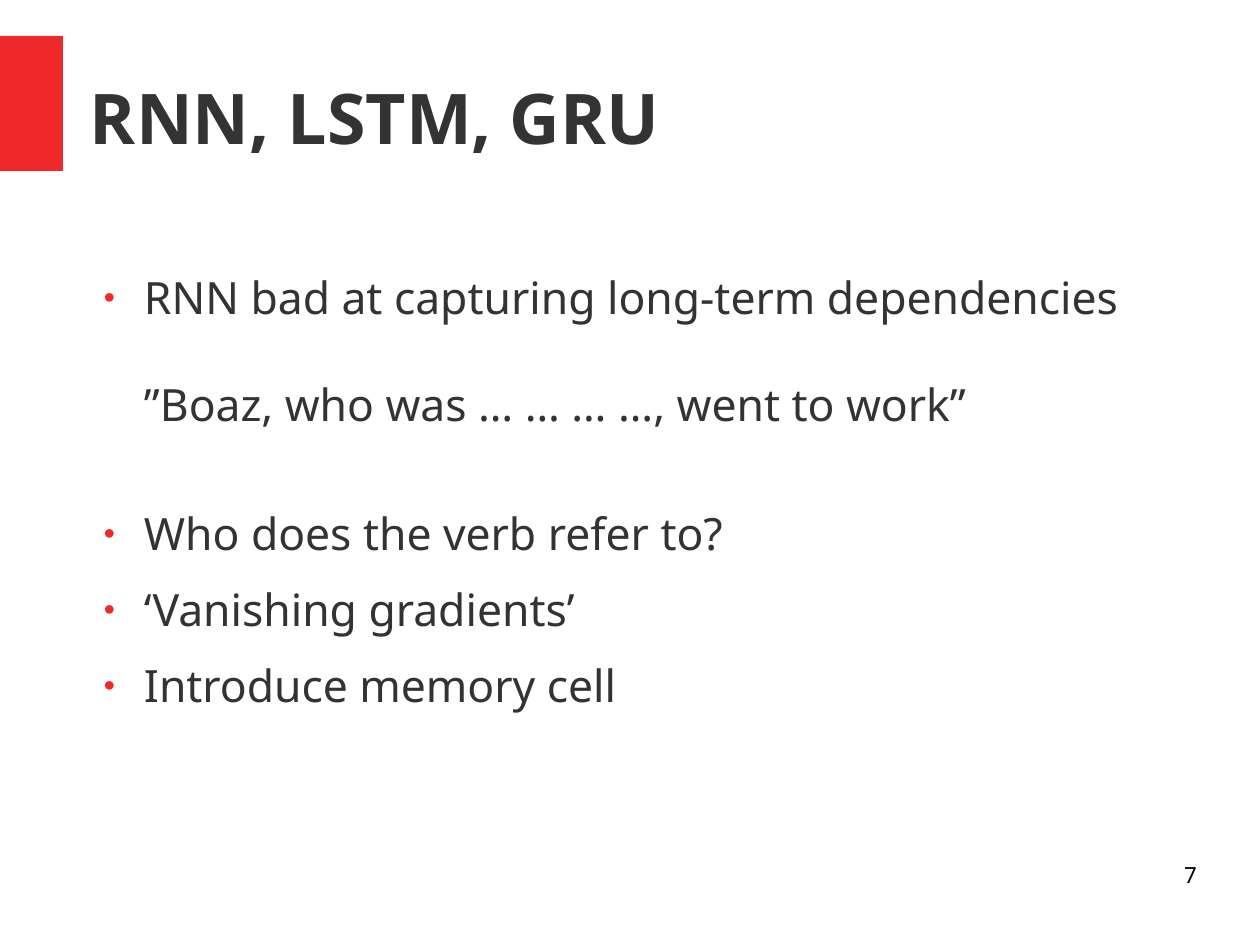
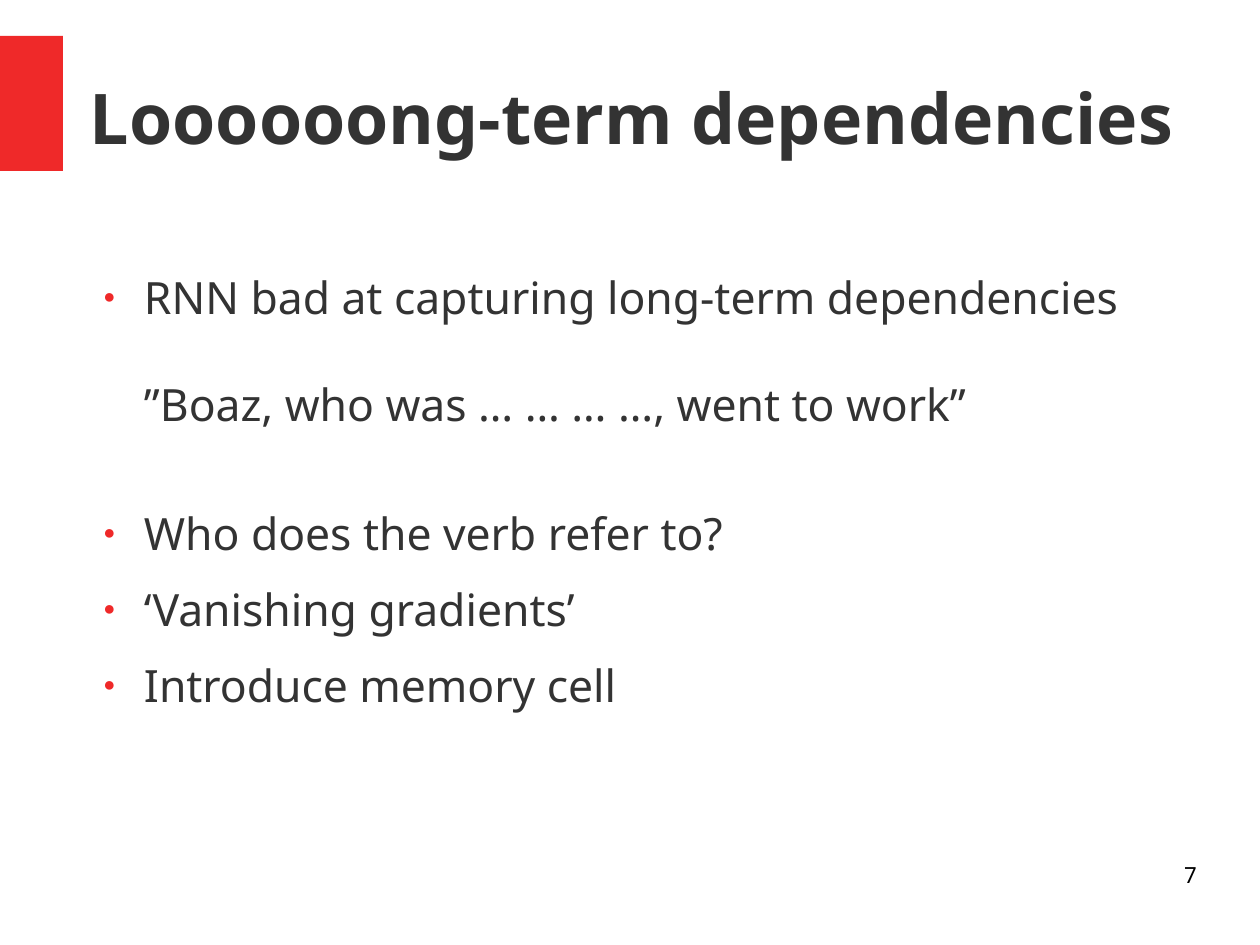
Before and after one commit to JasperHG90/Phonorm, a slide deck: slide 7 of docs/phonorm.odp. Drawn at 1260x945 pixels with LibreOffice and Linux fonts; fonts in the diff are those of the drawing. Boxes give left, top, right and bottom in pixels: in the first picture for what was removed or moved away, otherwise in the second. Text is boxed around its words. In the diff, an @@ line names an element or a change of style, - is before the commit and + after.

```diff
--- a/docs/phonorm.odp
+++ b/docs/phonorm.odp
@@ title at (90,91,1172,161): text changed @@
-RNN, LSTM, GRU
+Loooooong-term dependencies
```
Also in this commit, not shown: 6 other slides changed, 3 slides added, 4 slides removed, 1 other file.
